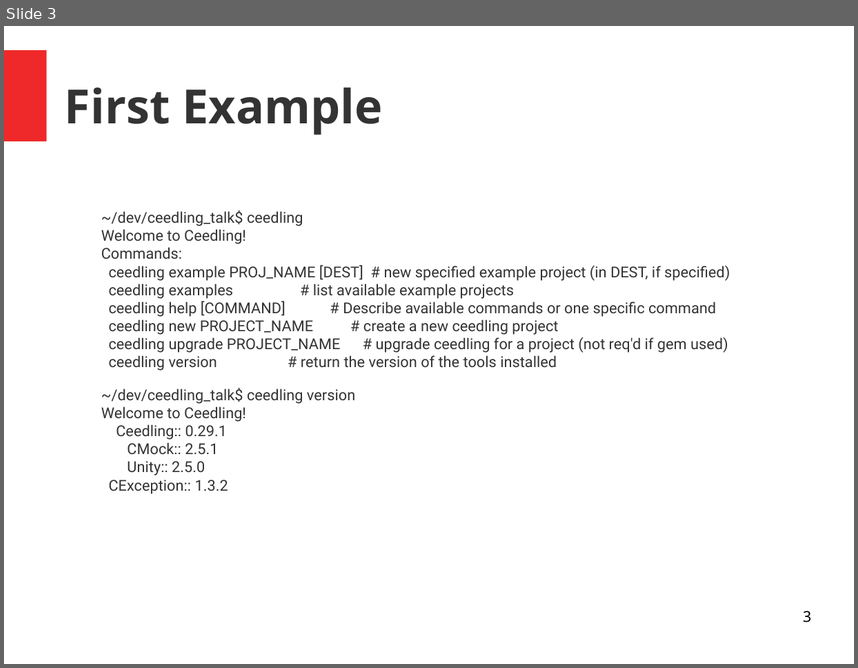
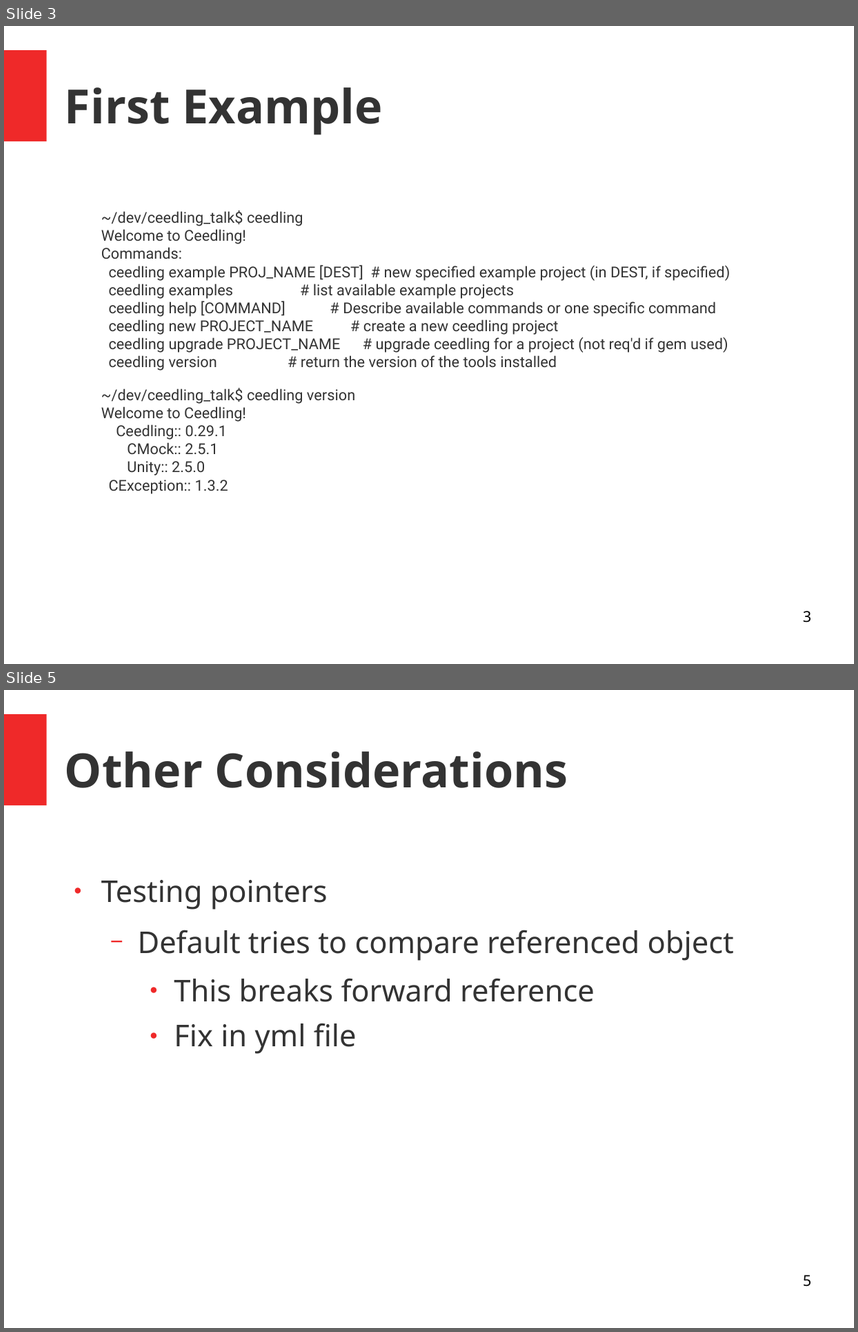
Before and after one commit to bd2357/ceedling_talk, a slide deck: ceedling_talk.odp. Shown one above the other, each under a label of ours: slide 3 before the commit, slides 3 and 5 after it; the slides between them are not shown. The pictures are 858x668 and 858x1332 pixels, drawn with LibreOffice and Linux fonts; fonts in the diff are those of the drawing. Boxes give left, top, right and bottom in pixels: in the first picture for what was removed or moved away, otherwise in the second. Text is boxed around its words. In the diff, an @@ line names an element or a change of style, - is before the commit and + after.

```diff
--- a/ceedling_talk.odp
+++ b/ceedling_talk.odp
@@ slide 5 added at (4, 690, 854, 1328), background #FFFFFF; not listed: 1 template element that a slide beside it also shows @@
@@ title added at (65, 751, 568, 788), 44 pt, text #333333, bold @@
+Other Considerations
@@ text added at (101, 880, 734, 1054), 28 pt, text #333333 @@
+● Testing pointers
+  − Default tries to compare referenced object
+    ● This breaks forward reference
+    ● Fix in yml file
@@ page number added at (803, 1274, 811, 1286), 14 pt, text #000000 @@
+5
```
Also in this commit, not shown: 2 other slides added.
